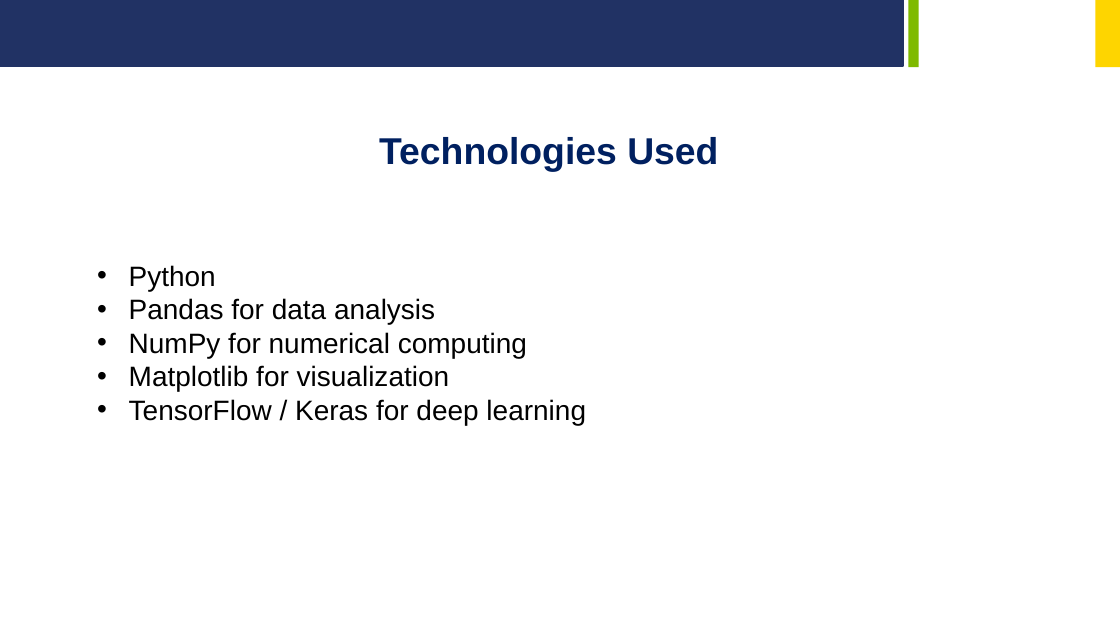
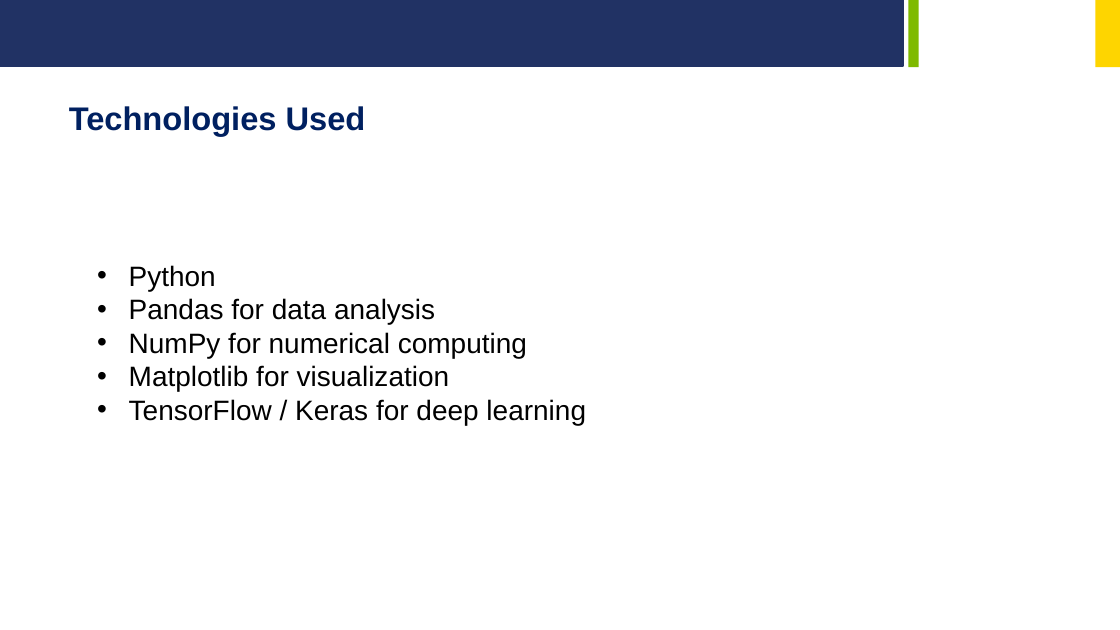
Before and after one commit to sohangehlot/AI-Energy-Consumption-Prediction, a slide deck: slide 7 of ai based Energy consumption prediction project.pptx (slide 8 before the commit). Drawn at 1120x630 pixels with LibreOffice and Linux fonts; fonts in the diff are those of the drawing; background and template pictures are left out. Boxes give left, top, right and bottom in pixels: in the first picture for what was removed or moved away, otherwise in the second. Text is boxed around its words. In the diff, an @@ line names an element or a change of style, - is before the commit and + after.

```diff
--- a/ai based Energy consumption prediction project.pptx
+++ b/ai based Energy consumption prediction project.pptx
@@ text "Technologies Used": place and size @@
-text "Technologies Used" at [379,137,718,172]
+text "Technologies Used" at [69,106,366,136]
@@ text "Technologies Used" at [69,106,366,136]: size 32 to 28 pt @@
```
Also in this commit, not shown: 9 other slides changed, 2 slides removed.
